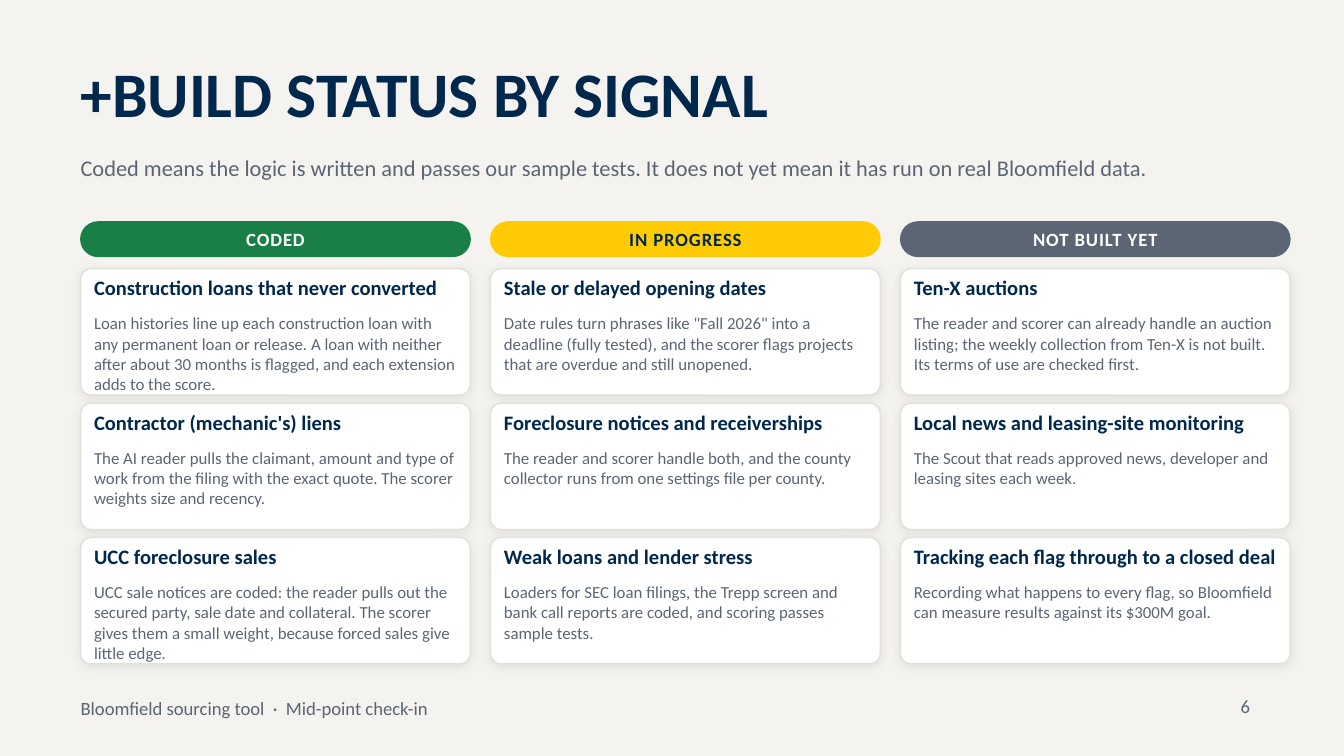
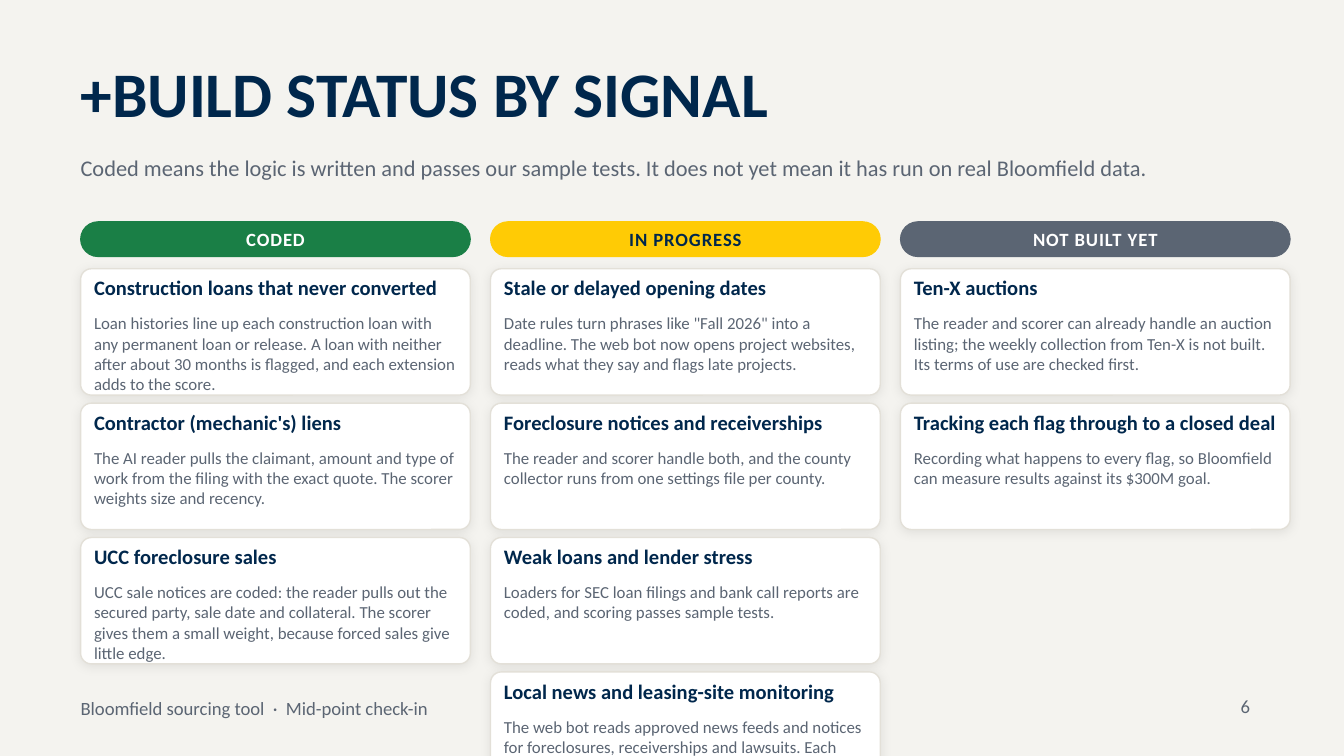
Before and after one commit to MaahikT/Bloomfield-Project-2, a slide deck: slide 6 of pipeline/demo/deck/Bloomfield_Midpoint_Deck.pptx. Drawn at 1344x756 pixels with LibreOffice and Linux fonts; fonts in the diff are those of the drawing. Boxes give left, top, right and bottom in pixels: in the first picture for what was removed or moved away, otherwise in the second. Text is boxed around its words. In the diff, an @@ line names an element or a change of style, - is before the commit and + after.

```diff
--- a/pipeline/demo/deck/Bloomfield_Midpoint_Deck.pptx
+++ b/pipeline/demo/deck/Bloomfield_Midpoint_Deck.pptx
@@ text at <box>504,317,855,373</box>: text changed @@
-Date rules turn phrases like "Fall 2026" into a deadline (fully tested), and the scorer flags projects that are overdue and still unopened.
+Date rules turn phrases like "Fall 2026" into a deadline. The web bot now opens project websites, reads what they say and flags late projects.
@@ text "Tracking each flag through to ...": place and size @@
-text "Tracking each flag through to ..." at <box>914,549,1276,568</box>
+text "Tracking each flag through to ..." at <box>914,415,1276,434</box>
@@ text "Recording what happens to every ...": place and size @@
-text "Recording what happens to every ..." at <box>914,586,1272,621</box>
+text "Recording what happens to every ..." at <box>914,452,1272,487</box>
@@ text removed at <box>914,452,1268,487</box> @@
-The Scout that reads approved news, developer and leasing sites each week.
@@ text at <box>504,586,859,621</box>: text changed @@
-Loaders for SEC loan filings, the Trepp screen and bank call reports are coded, and scoring passes sample tests.
+Loaders for SEC loan filings and bank call reports are coded, and scoring passes sample tests.
@@ rounded rectangle: place and size @@
-rounded rectangle at <box>900,538,1290,664</box>
+rounded rectangle at <box>491,672,880,756</box>
@@ text "Local news and leasing-site monitoring": place and size @@
-text "Local news and leasing-site monitoring" at <box>914,415,1244,434</box>
+text "Local news and leasing-site monitoring" at <box>504,684,834,703</box>
@@ text added at <box>504,721,861,756</box>, 9 pt, text #5B6573 @@
+The web bot reads approved news feeds and notices for foreclosures, receiverships and lawsuits. Each lead is saved for a person to confirm.
```
Also in this commit, not shown: 5 other slides changed, 13 other files.
